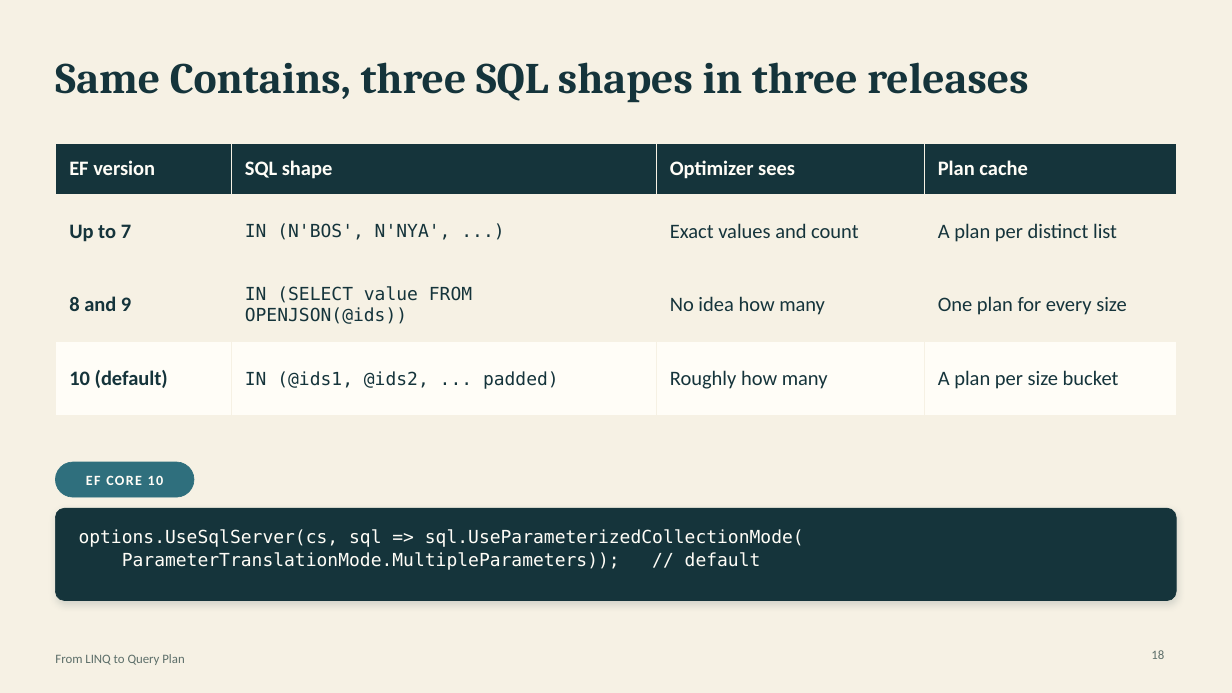
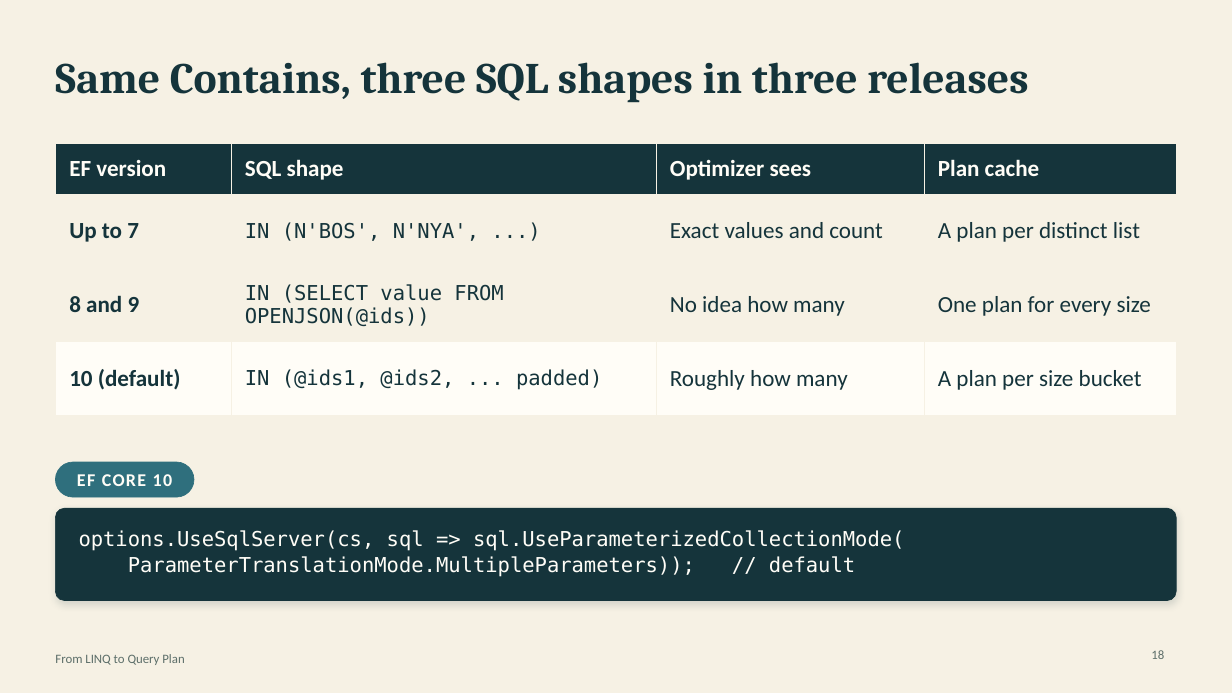
Before and after one commit to cwoodruff/efcore-linq-query-plan, a slide deck: slide 18 of From-LINQ-to-Query-Plan-v2.pptx. Drawn at 1232x693 pixels with LibreOffice and Linux fonts; fonts in the diff are those of the drawing. Boxes give left, top, right and bottom in pixels: in the first picture for what was removed or moved away, otherwise in the second. Text is boxed around its words. In the diff, an @@ line names an element or a change of style, - is before the commit and + after.

Commit message:
Update presentation slides
Updated From-LINQ-to-Query-Plan-v2.pptx content

```diff
--- a/From-LINQ-to-Query-Plan-v2.pptx
+++ b/From-LINQ-to-Query-Plan-v2.pptx
@@ table at [55,143,1177,416] @@
@@ size 16 to 18 pt in "EF version", "SQL shape", "Optimizer sees", "Plan cache" and 9 more places @@
@@ size 14 to 16 pt in "IN (N'BOS', N'NYA', ...)", "IN (SELECT value FROM OPENJSON(@ids))", "IN (@ids1, @ids2, ... padded)" @@
@@ text "EF CORE 10" at [77,474,172,486]: size 11 to 14 pt @@
@@ text "options.UseSqlServer(cs, sql => sql.UseParameterizedCollecti ..." at [79,530,905,577]: size 14 to 16 pt @@
```
Also in this commit, not shown: 30 other slides changed.
